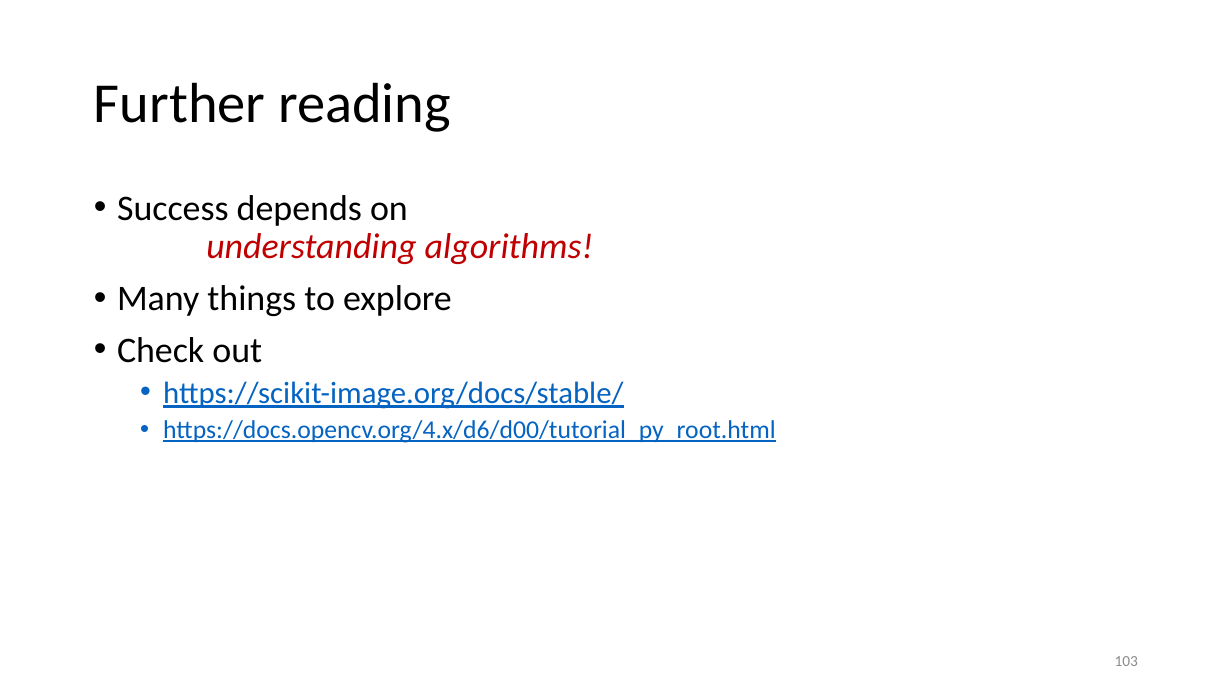
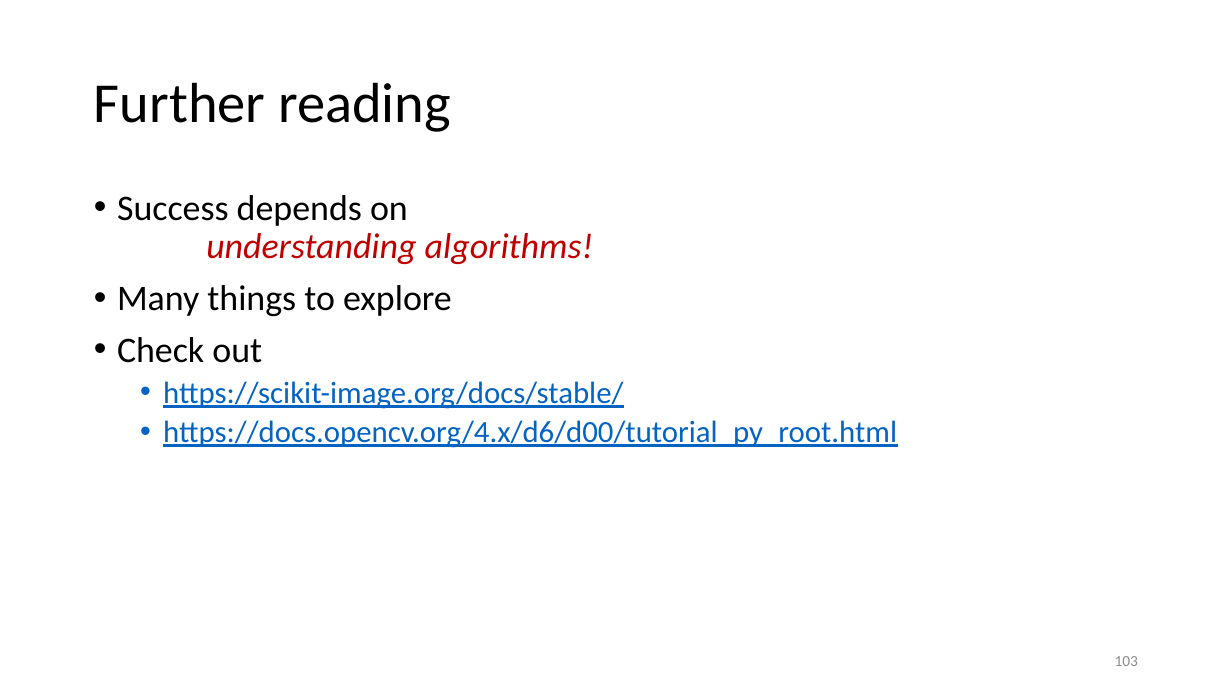
Before and after one commit to gjbex/Scientific-Python, a slide deck: slide 103 of scientific_python.pptx. Drawn at 1232x693 pixels with LibreOffice and Linux fonts; fonts in the diff are those of the drawing. Boxes give left, top, right and bottom in pixels: in the first picture for what was removed or moved away, otherwise in the second. Text is boxed around its words. In the diff, an @@ line names an element or a change of style, - is before the commit and + after.

Commit message:
Fix typo, formatting

```diff
--- a/scientific_python.pptx
+++ b/scientific_python.pptx
@@ text at (x1=163, y1=420, x2=897, y2=448): size 20 to 24 pt in "https://docs.opencv.org/4.x/d6/d00/tutorial_py_root.html" @@
```
Also in this commit, not shown: 1 other slide changed.
